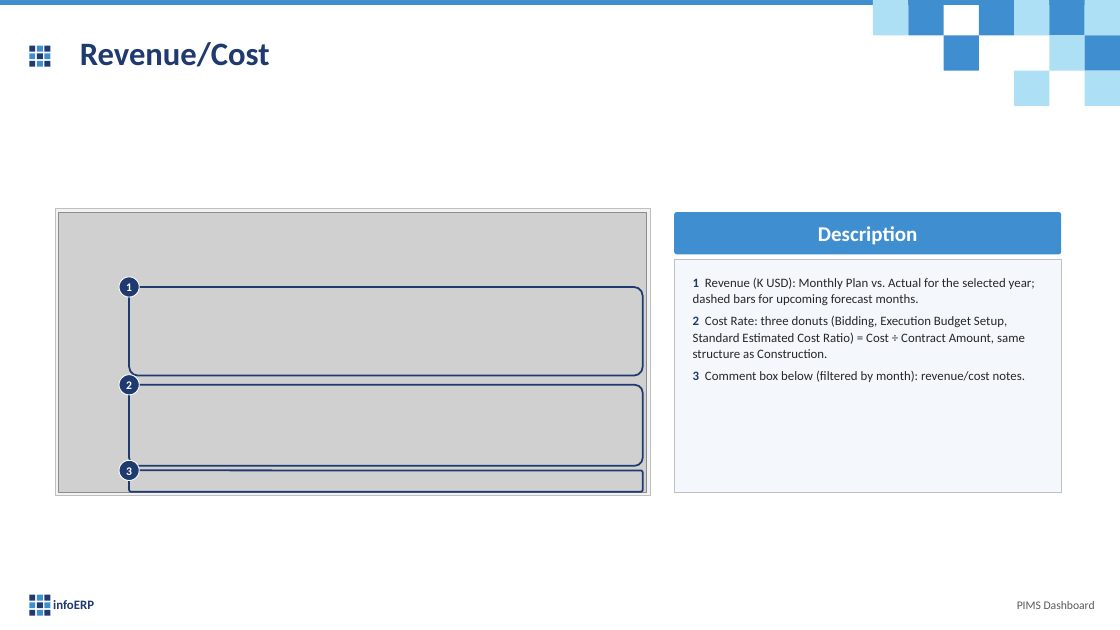
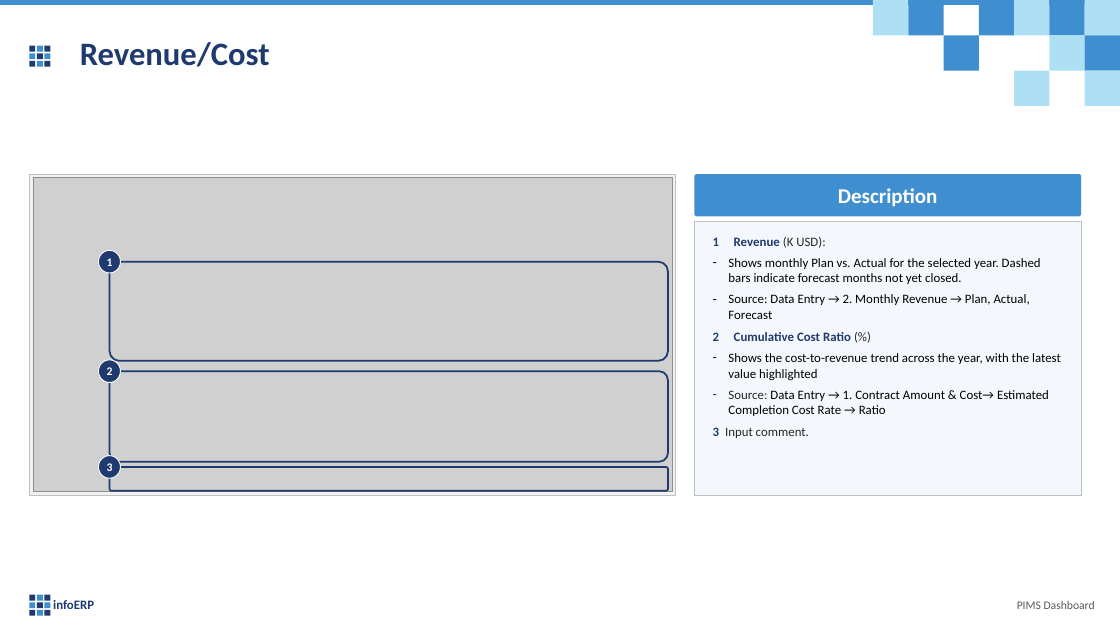
Before and after one commit to truongCLT/PIMS-DASHBOARD, a slide deck: slide 34 of docs/PIMS_Dashboard_User_Guide_Condensed.pptx (slide 31 before the commit). Drawn at 1120x630 pixels with LibreOffice and Linux fonts; fonts in the diff are those of the drawing; grey boxes stand for pictures. Boxes give left, top, right and bottom in pixels: in the first picture for what was removed or moved away, otherwise in the second. Text is boxed around its words. In the diff, an @@ line names an element or a change of style, - is before the commit and + after.

```diff
--- a/docs/PIMS_Dashboard_User_Guide_Condensed.pptx
+++ b/docs/PIMS_Dashboard_User_Guide_Condensed.pptx
@@ rectangle: place and size @@
-rectangle at [55,208,650,495]
+rectangle at [29,174,676,495]
@@ picture: place and size @@
-picture at [59,212,647,492]
+picture at [33,178,672,492]
@@ rounded rectangle "Description": place and size @@
-rounded rectangle "Description" at [675,212,1062,254]
+rounded rectangle "Description" at [695,174,1082,216]
@@ rectangle: place and size @@
-rectangle at [675,260,1062,492]
+rectangle at [695,222,1082,495]
@@ text at [713,237,1061,438]: text changed; text colour #262626 to #000000 @@
-1 Revenue (K USD): Monthly Plan vs. Actual for the selected year; dashed bars for upcoming forecast months.
-2 Cost Rate: three donuts (Bidding, Execution Budget Setup, Standard Estimated Cost Ratio) = Cost ÷ Contract Amount, same structure as Construction.
-3 Comment box below (filtered by month): revenue/cost notes.
+1 Revenue (K USD):
+– Shows monthly Plan vs. Actual for the selected year. Dashed bars indicate forecast months not yet closed.
+– Source: Data Entry → 2. Monthly Revenue → Plan, Actual, Forecast
+2 Cumulative Cost Ratio (%)
+– Shows the cost-to-revenue trend across the year, with the latest value highlighted
+– Source: Data Entry → 1. Contract Amount & Cost→ Estimated Completion Cost Rate → Ratio
+3 Input comment.
@@ ellipse "1": place and size @@
-ellipse "1" at [119,277,139,297]
+ellipse "1" at [98,250,120,273]
@@ rounded rectangle: place and size @@
-rounded rectangle at [129,287,643,376]
+rounded rectangle at [109,262,668,361]
@@ ellipse "2": place and size @@
-ellipse "2" at [119,375,139,395]
+ellipse "2" at [98,360,120,382]
@@ rounded rectangle: place and size @@
-rounded rectangle at [129,385,643,465]
+rounded rectangle at [109,371,668,462]
@@ ellipse "3": place and size @@
-ellipse "3" at [119,460,139,481]
+ellipse "3" at [98,455,120,478]
@@ rounded rectangle: place and size @@
-rounded rectangle at [129,471,643,492]
+rounded rectangle at [109,467,668,492]
```
Also in this commit, not shown: 36 other slides changed, 4 slides added, 1 slide removed, 7 other files.
